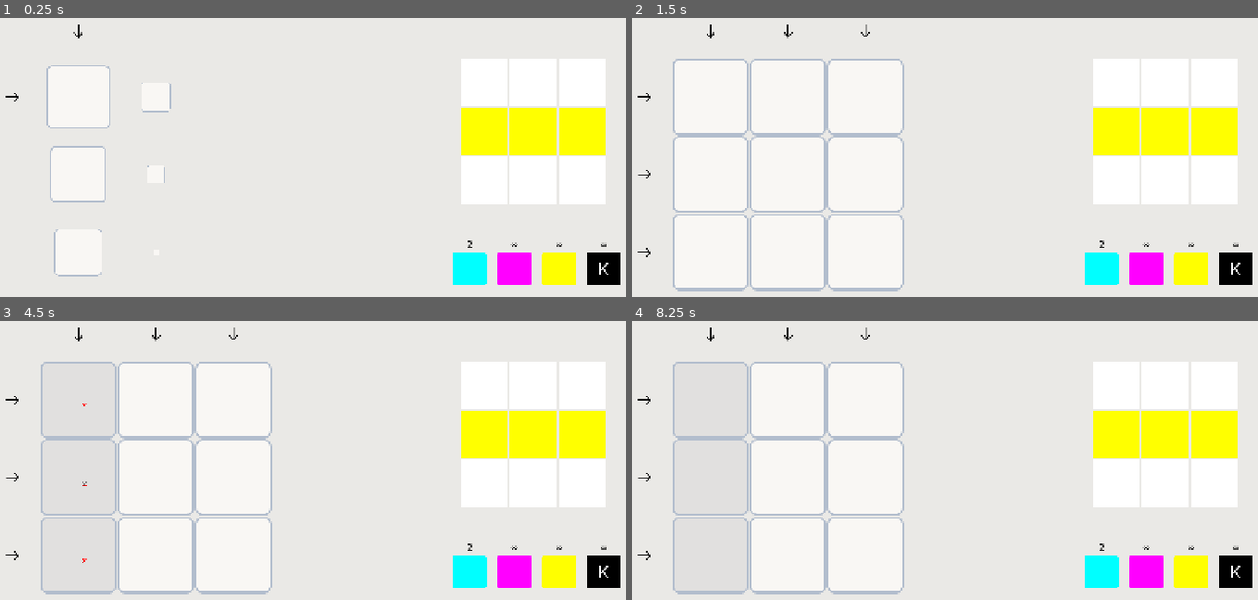
Above: before the commit, frames 1-4 (two rows, left to right).
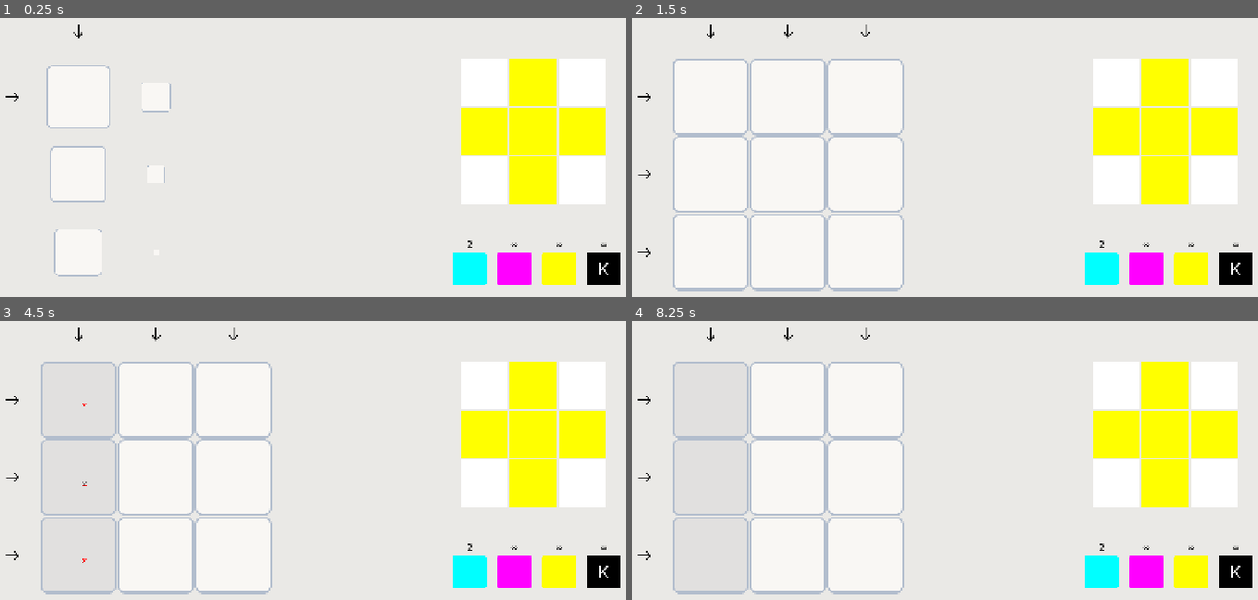
Above: after the commit, the same moments.

Repository: kaminaryu/printing-game
Game: Godot game, scene res://Scenes/main.tscn
The game is run twice, just before and just after one commit, with the same random seed, the same clock (stepped at 60 frames per second) and the same inputs.
Inputs (mouse positions are in pixels of both pictures, inside the frame that each line leads up to):
- Up to frame 1 (0.25 s): no input
- Up to frame 2 (1.5 s): click (713, 31) at 0.52 s; click (1101, 269) at 1.25 s
- Up to frame 3 (4.5 s): click (513, 572) at 2 s; click (557, 572) at 2.75 s; click (600, 572) at 3.5 s; click (81, 334) at 4.27 s
- Up to frame 4 (8.25 s): click (1101, 572) at 5 s; click (1145, 572) at 5.75 s; click (1189, 572) at 6.5 s; click (1232, 572) at 7.25 s; click (713, 334) at 8.02 s

The runs differ from the first frame. In frame 1, 2.6% of the frame differs, in the area x 81-89%, y 14-67%; in frame 2, 2.6%; in frame 3, 2.6%; in frame 4, 2.6%.

Commit message:
Refactor: Modified SaveStates to include ink and pergrid save

Diff:
--- a/Autoloads/save_states_manager.gd
+++ b/Autoloads/save_states_manager.gd
@@ -1,38 +1,46 @@
 extends Node
 
-signal grid_redraw_request(current_paint_step: String)
+signal state_restored(snapshot: Dictionary)
 
-var _current_step: int
-var _max_step: int
+var _current_step: int = 0
+var _max_step: int = 0
 
-func _ready() -> void :
+var _history: Dictionary = {}
+
+func _ready() -> void:
 	reset()
 
-func reset() -> void :
+func reset() -> void:
 	_current_step = 0
 	_max_step = 0
+	_history.clear()
 
+func save_snapshot(grid_matrix: Array, ink_limits: Dictionary) -> void:
+	if _current_step < _max_step:
+		for i in range(_current_step + 1, _max_step + 1):
+			_history.erase(i)
 
-func get_current_step() -> String :
-	return str(_current_step)
+	_history[_current_step] = {
+		"grid": grid_matrix.duplicate(true),
+		"ink": ink_limits.duplicate()
+	}
 
-func increase_step() -> void :
+	print("Current State: ", _history[_current_step], "\n")
 	_current_step += 1
 	_max_step = _current_step
 
-
-func undo_action() -> void :
-	if (_current_step == 0) :
+func undo_action() -> void:
+	if _current_step == 0:
 		return
 
 	_current_step -= 1
-	grid_redraw_request.emit(get_current_step())
 	print("Reverting to step: ", _current_step)
+	state_restored.emit(_history[_current_step])
 
-func redo_action() -> void :
-	if (_current_step == _max_step) :
+func redo_action() -> void:
+	if _current_step == _max_step:
 		return
 
 	_current_step += 1
-	grid_redraw_request.emit(get_current_step())
-	print("Reverting to step: ", _current_step)
+	print("Advancing to step: ", _current_step)
+	state_restored.emit(_history[_current_step])
--- a/Objects/Printer/PrintingGrid/grid_cell.gd
+++ b/Objects/Printer/PrintingGrid/grid_cell.gd
@@ -4,18 +4,20 @@
 var c: int = 0
 var m: int = 0
 var y: int = 0
-var saved_color: Dictionary
-var saved_lock: Dictionary
 
+# CLEANED: Removed the old saved_color and saved_lock dictionaries entirely
 
 func _ready() -> void :
-	saved_color = {"0": "000"}
-	saved_lock = {"0": false}
+	pass
 
-func save_state() -> void :
-	var current_step: String = SaveStatesManager.get_current_step()
-	saved_color[current_step] = color_key()
-	saved_lock[current_step]  = is_ink_locked()
+## NEW FUNCTION: Decodes the central snapshot string back into live cell integers
+func set_color_key(new_key: String) -> void:
+	if new_key.length() == 3:
+		c = int(new_key[0])
+		m = int(new_key[1])
+		y = int(new_key[2])
+	else:
+		printerr("Invalid color key format received: ", new_key)
 
 func _same_color_safeguard(channel: String) -> bool :
 	match channel :
@@ -36,7 +38,6 @@
 		_: printerr("Unknown ink channel: %s" % channel)
 
 	_check_for_valid_color()
-
 	return true
 
 
@@ -46,14 +47,6 @@
 
 	# set to black
 	c=1; m=1; y=1
-
-
-func set_state(step: String) -> void :
-	var saved_color_key = saved_color[step]
-	toggle_ink_lock(saved_lock[step])
-	c = int(saved_color_key[0])
-	m = int(saved_color_key[1])
-	y = int(saved_color_key[2])
 
 
 func color_key() -> String :
@@ -74,7 +67,5 @@
 
 
 func reset() -> void :
-	c = 0 ;m = 0; y = 0
+	c = 0; m = 0; y = 0
 	toggle_ink_lock(false)
-	saved_color = {"0": "000"}
-	saved_lock = {"0": false}
--- a/Objects/Printer/PrintingGrid/printing_grid.gd
+++ b/Objects/Printer/PrintingGrid/printing_grid.gd
@@ -4,7 +4,6 @@
 
 @onready var cell_scene = preload("res://Objects/Printer/PrintingGrid/grid_cell.tscn")
 @onready var line_picker_scene = preload("res://Objects/Printer/PrintingGrid/painter.tscn")
-@onready var game_manager_scene = $".."
 
 const MAX_GRID_BOUNDS: float = 400.0
 const CELL_GAP: int = 2
@@ -21,8 +20,9 @@
 signal paint_cascade_finished
 
 func _ready() -> void :
-
-	SaveStatesManager.grid_redraw_request.connect(_set_cell_state)
+	# Listen directly to the central state manager's grid snapshots
+	SaveStatesManager.state_restored.connect(_on_state_restored)
+
 
 func setup_and_build(size: Vector2i) -> void:
 	grid_size = size
@@ -75,7 +75,6 @@
 
 
 func _init_buttons() -> void :
-	# Bumped to 48.0 per your previous request for a cleaner structural layout gap
 	const MARGIN: float = 48.0
 
 	for col in range(grid_size.x):
@@ -134,27 +133,34 @@
 	tween.tween_property(arrow_node, "scale", Vector2.ONE, 0.4).set_delay(delay)
 
 
-func _on_paint_request(request: Dictionary) -> void :
+func _on_paint_request(request: Dictionary) -> void:
 	var alignment: String   = request.get("grid_alignment")
 	var index: int          = request.get("grid_index")
 	var channel: String     = ColorManager.get_color_channel()
 
-	var can_paint: bool = game_manager_scene.use_ink_channel(channel)
-	if not can_paint:
-		return # Exit early without updating state or playing animations!
-
-	var locked_line: bool = false
+	# --- BUNDLE ACTION FIX ---
+	# Check if this click is a Lock/Black action (ColorManager.CHANNELS[3])
+	var is_lock_action: bool = (channel == ColorManager.CHANNELS[3])
+
+	# ONLY save a brand new snapshot state if this is NOT a lock placement!
+	if not is_lock_action:
+		SaveStatesManager.save_snapshot(get_grid_color_matrix(), owner.remaining_ink)
+
+	# Process ink deduction (Your manager handles the validation check)
+	if owner and owner.has_method("use_ink_channel"):
+		if not owner.use_ink_channel(channel):
+			# If out of ink on a color stroke, revert the step we just added
+			if not is_lock_action:
+				SaveStatesManager.undo_action()
+			return
+
+	# Execute the painting logic on the rows/columns
+	var _locked_line: bool = false
 	match alignment:
 		"col":
-			locked_line = _paint_column(index, channel)
+			_locked_line = _paint_column(index, channel)
 		"row":
-			locked_line = _paint_row(index, channel)
-		_:
-			printerr("Unknown grid alignment: %s" % alignment)
-
-	if (!locked_line) :
-		_save_current_state()
-
+			_locked_line = _paint_row(index, channel)
 
 func _paint_column(col: int, channel: String) -> bool :
 	var lock_cell_count: int = 0
@@ -181,7 +187,6 @@
 
 	var locked: bool = (lock_cell_count == grid_size.y)
 
-	# Uses grid_size.y because columns go downwards vertically
 	var total_delay: float = (grid_size.y - 1) * PAINT_CASCADE_SPEED + CELL_FADE_DURATION
 	tween.tween_callback(func(): paint_cascade_finished.emit()).set_delay(total_delay)
 	return locked
@@ -216,19 +221,36 @@
 	tween.tween_callback(func(): paint_cascade_finished.emit()).set_delay(total_delay)
 	return locked
 
-func _save_current_state() -> void :
-	SaveStatesManager.increase_step()
-	for col in range(grid_size.x) :
-		for row in range(grid_size.y) :
-			var cell: Node = grid[col][row]
-			cell.save_state()
-
-func _set_cell_state(step: String) :
-	for col in range(grid_size.x) :
-		for row in range(grid_size.y) :
-			var cell: Node = grid[col][row]
-			cell.set_state(step)
-			_update_cell_color(cell)
+
+func get_grid_color_matrix() -> Array:
+	var matrix: Array = []
+	for col in range(grid_size.x):
+		var column_data: Array = []
+		for row in range(grid_size.y):
+			column_data.append(grid[col][row].color_key())
+		matrix.append(column_data)
+	return matrix
+
+
+func _on_state_restored(snapshot: Dictionary) -> void:
+	if not snapshot.has("grid") or not snapshot.has("ink"):
+		return
+
+	var color_matrix: Array = snapshot["grid"]
+
+	for col in range(grid_size.x):
+		for row in range(grid_size.y):
+			var target_color_key: String = color_matrix[col][row]
+			grid[col][row].set_color_key(target_color_key)
+			_update_cell_color(grid[col][row])
+
+	var level_manager = get_parent()
+	if level_manager and "remaining_ink" in level_manager:
+		level_manager.remaining_ink = snapshot["ink"].duplicate()
+
+		if level_manager.has_signal("ink_inventory_updated"):
+			for channel in level_manager.remaining_ink.keys():
+				level_manager.ink_inventory_updated.emit(channel, level_manager.remaining_ink[channel])
 
 
 func _update_cell_color(cell: Node) -> void :
@@ -253,6 +275,7 @@
 			var cell: Node = grid[col][index]
 			cell.get_node("HighlightOverlay").visible = true
 
+
 func _clear_highlight() -> void:
 	for col in range(grid_size.x):
 		for row in range(grid_size.y):
@@ -260,14 +283,9 @@
 			cell.get_node("HighlightOverlay").visible = false
 
 
-func _reset_all() -> void :
+func reset_grid_visuals() -> void:
 	for col in range(grid_size.x):
 		for row in range(grid_size.y):
 			var cell: Node = grid[col][row]
 			cell.reset()
 			_update_cell_color(cell)
-
-func _input(event: InputEvent) -> void :
-	if event.is_action_pressed("reset_grid"):
-		_reset_all()
-		SaveStatesManager.reset()
--- a/Resources/Levels/1.tres
+++ b/Resources/Levels/1.tres
@@ -5,7 +5,7 @@
 [resource]
 script = ExtResource("1_envha")
 grid_size = Vector2i(3, 3)
-target_colors = Array[String](["000", "000", "000", "001", "001", "001"])
+target_colors = Array[String](["000", "001", "000", "001", "001", "001", "000", "001", "000"])
 ink_limits = {
 "c": 2,
 "k": -1,
--- a/Scenes/game_manager.gd
+++ b/Scenes/game_manager.gd
@@ -7,19 +7,21 @@
 
 var target_grid_data: Array = []
 var remaining_ink: Dictionary = {}
-
+var _starting_ink: Dictionary = {}
 signal ink_inventory_updated(channel: String, remaining_count: int)
 
 func _ready() -> void:
 	printing_grid.paint_cascade_finished.connect(_on_grid_updated)
-	if(current_level):
+	if current_level:
 		load_level(current_level)
+
 
 func load_level(level_data: LevelData) -> void:
 	current_level = level_data
 	target_grid_data = level_data.get_target_grid_2d()
 
 	remaining_ink = level_data.ink_limits.duplicate()
+	_starting_ink = level_data.ink_limits.duplicate()
 
 	target_preview_grid.update_preview(level_data)
 	printing_grid.setup_and_build(level_data.grid_size)
@@ -27,8 +29,8 @@
 	for channel in remaining_ink.keys():
 		ink_inventory_updated.emit(channel, remaining_ink[channel])
 
+
 func use_ink_channel(channel: String) -> bool:
-	print(remaining_ink)
 	if not remaining_ink.has(channel) or remaining_ink[channel] == -1:
 		return true
 
@@ -38,11 +40,14 @@
 
 	remaining_ink[channel] -= 1
 	ink_inventory_updated.emit(channel, remaining_ink[channel])
+	print("Ink Remaining: ", remaining_ink, "\n")
 	return true
+
 
 func _on_grid_updated() -> void:
 	if check_victory_condition():
 		_handle_level_victory()
+
 
 func check_victory_condition() -> bool:
 	if target_grid_data.is_empty() or printing_grid.grid.is_empty():
@@ -56,12 +61,28 @@
 
 	return true
 
+
 func _handle_level_victory() -> void:
 	print("Level Cleared! Advancing game state...")
 
+
+func reset_entire_level() -> void:
+	SaveStatesManager.reset()
+
+	remaining_ink = _starting_ink.duplicate()
+	for channel in remaining_ink.keys():
+		ink_inventory_updated.emit(channel, remaining_ink[channel])
+
+	if printing_grid and printing_grid.has_method("reset_grid_visuals"):
+		printing_grid.reset_grid_visuals()
+
+
 func _input(event: InputEvent) -> void :
-	if (event.is_action_pressed("undo")) :
+	if event.is_action_pressed("undo"):
 		SaveStatesManager.undo_action()
 
-	elif (event.is_action_pressed("redo")) :
+	elif event.is_action_pressed("redo"):
 		SaveStatesManager.redo_action()
+
+	elif event.is_action_pressed("reset_grid"):
+		reset_entire_level()
